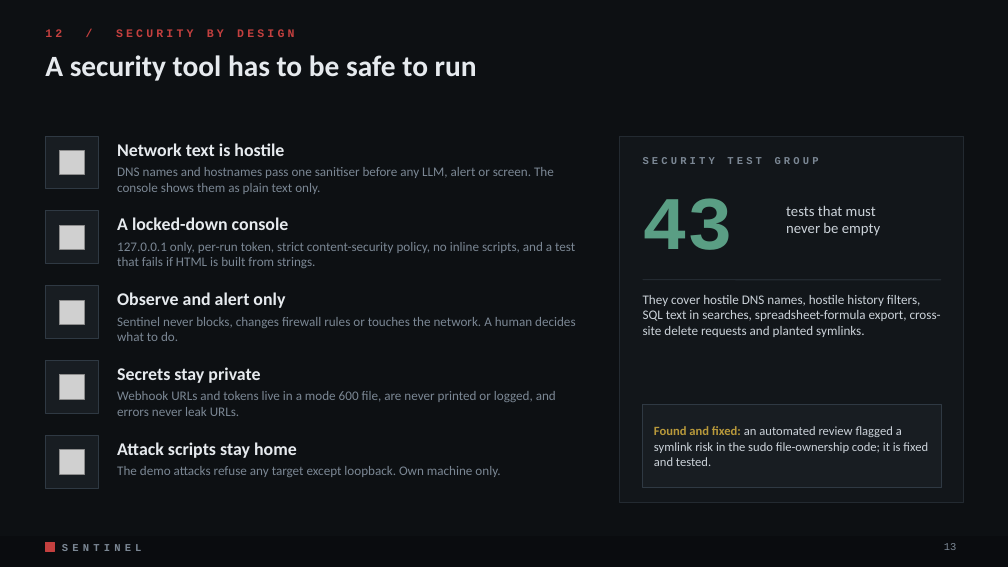
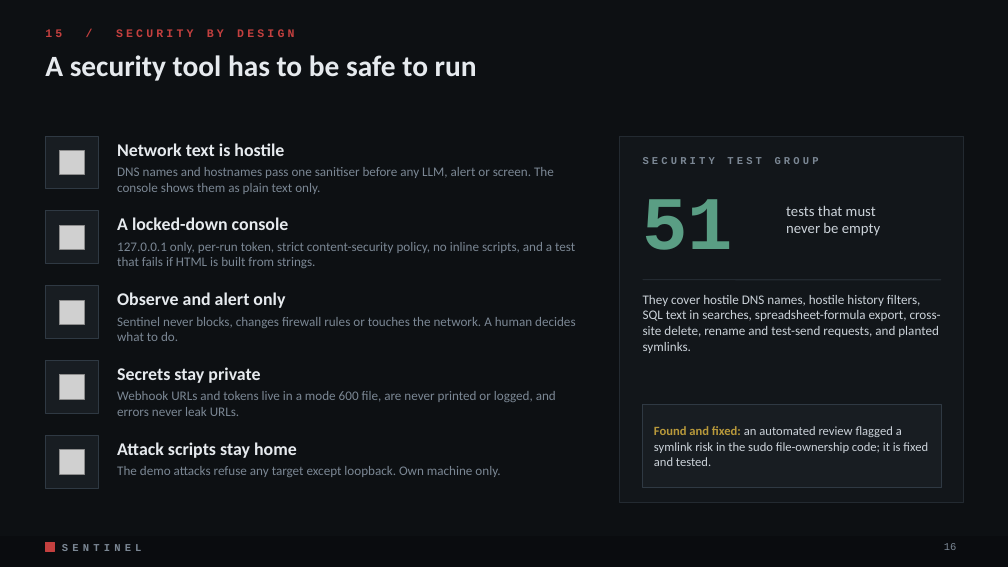
Before and after one commit to MRX-72/Hackt0b3r, a slide deck: slide 16 of docs/pitch/Sentinel_Pitch.pptx (slide 13 before the commit). Drawn at 1008x567 pixels with LibreOffice and Linux fonts; fonts in the diff are those of the drawing; grey boxes stand for pictures. Boxes give left, top, right and bottom in pixels: in the first picture for what was removed or moved away, otherwise in the second. Text is boxed around its words. In the diff, an @@ line names an element or a change of style, - is before the commit and + after.

Commit message:
Pitch deck: 19 slides with new console screenshots (notifications, devices, health), updated numbers, PDF export

```diff
--- a/docs/pitch/Sentinel_Pitch.pptx
+++ b/docs/pitch/Sentinel_Pitch.pptx
@@ text at (45,29,294,37): text changed @@
-12 / SECURITY BY DESIGN
+15 / SECURITY BY DESIGN
@@ text at (643,199,734,250): text changed @@
-43
+51
@@ text at (643,295,941,353): text changed @@
-They cover hostile DNS names, hostile history filters, SQL text in searches, spreadsheet-formula export, cross-site delete requests and planted symlinks.
+They cover hostile DNS names, hostile history filters, SQL text in searches, spreadsheet-formula export, cross-site delete, rename and test-send requests, and planted symlinks.
@@ page number at (944,543,957,550): text changed @@
-13
+16
```
Also in this commit, not shown: 10 other slides changed, 3 slides added, 8 other files.
